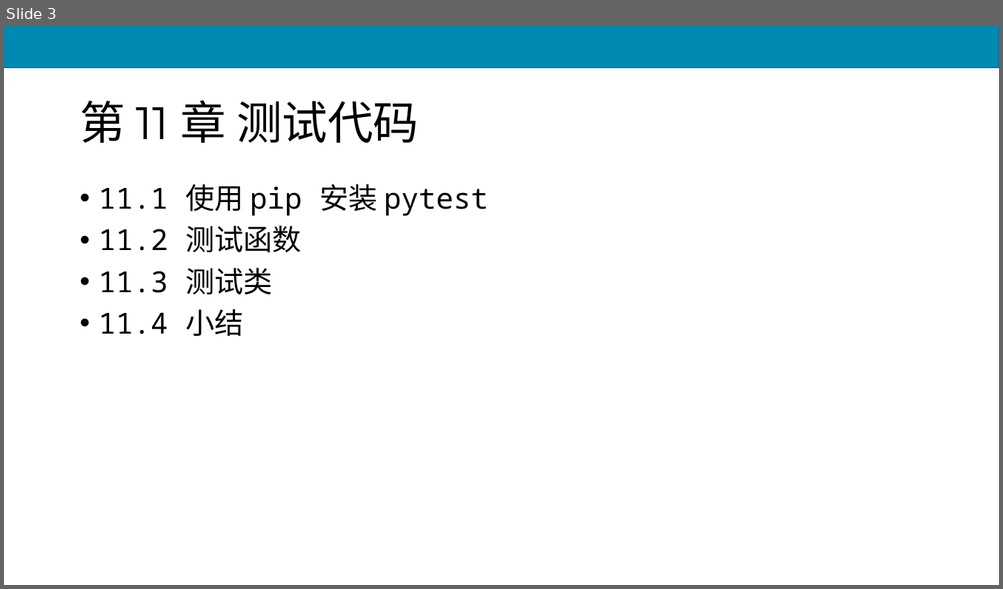
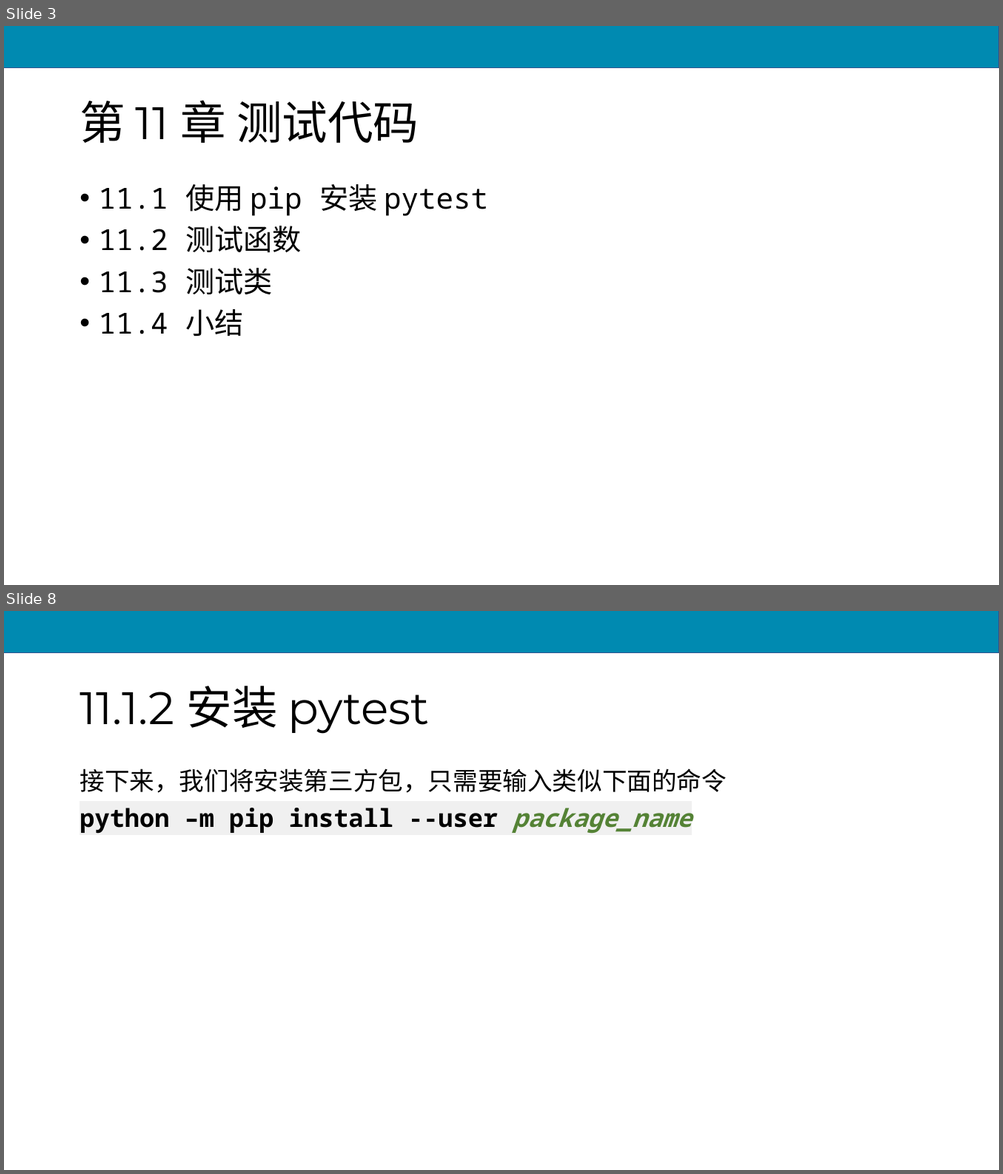
Before and after one commit to scruel/pcc_3e_slides, a slide deck: PPT/python11.pptx. Shown one above the other, each under a label of ours: slide 3 before the commit, slides 3 and 8 after it; the slides between them are not shown. The pictures are 1003x589 and 1003x1174 pixels, drawn with LibreOffice and Linux fonts; fonts in the diff are those of the drawing. Boxes give left, top, right and bottom in pixels: in the first picture for what was removed or moved away, otherwise in the second. Text is boxed around its words. In the diff, an @@ line names an element or a change of style, - is before the commit and + after.

```diff
--- a/PPT/python11.pptx
+++ b/PPT/python11.pptx
@@ slide 8 added at <box>4,611,999,1170</box>, background #FFFFFF; not listed: 1 template element that a slide beside it also shows @@
@@ title added at <box>79,686,430,734</box>, 44 pt, text #000000 @@
+11.1.2 安装 pytest
@@ text added at <box>79,769,726,834</box>, 24 pt, text #000000, bold @@
+接下来，我们将安装第三方包，只需要输入类似下面的命令
+python –m pip install --user package_name
```
Also in this commit, not shown: 3 slides changed, 52 other slides added, 19 slides removed, 5 other files.
